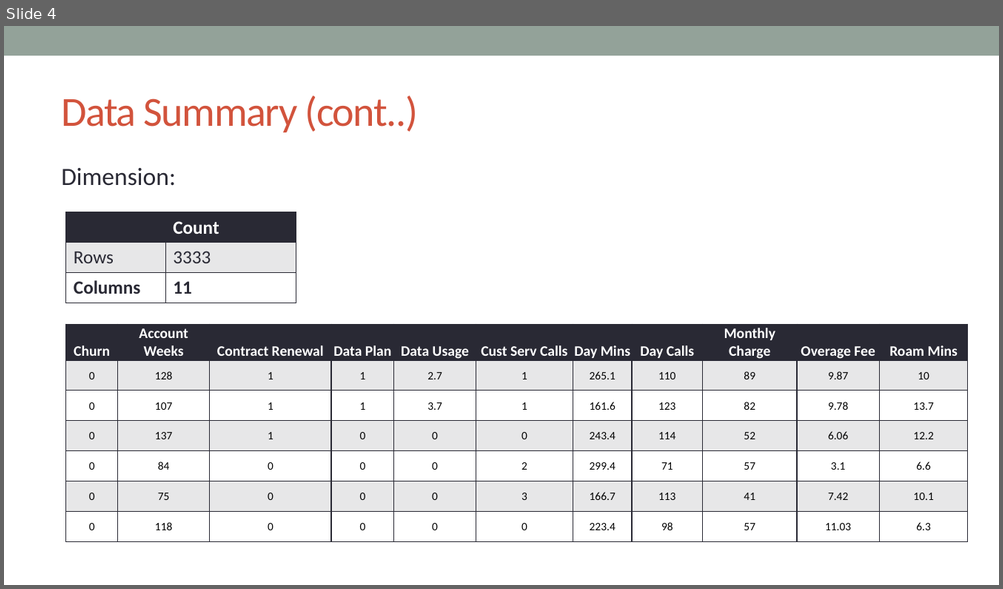
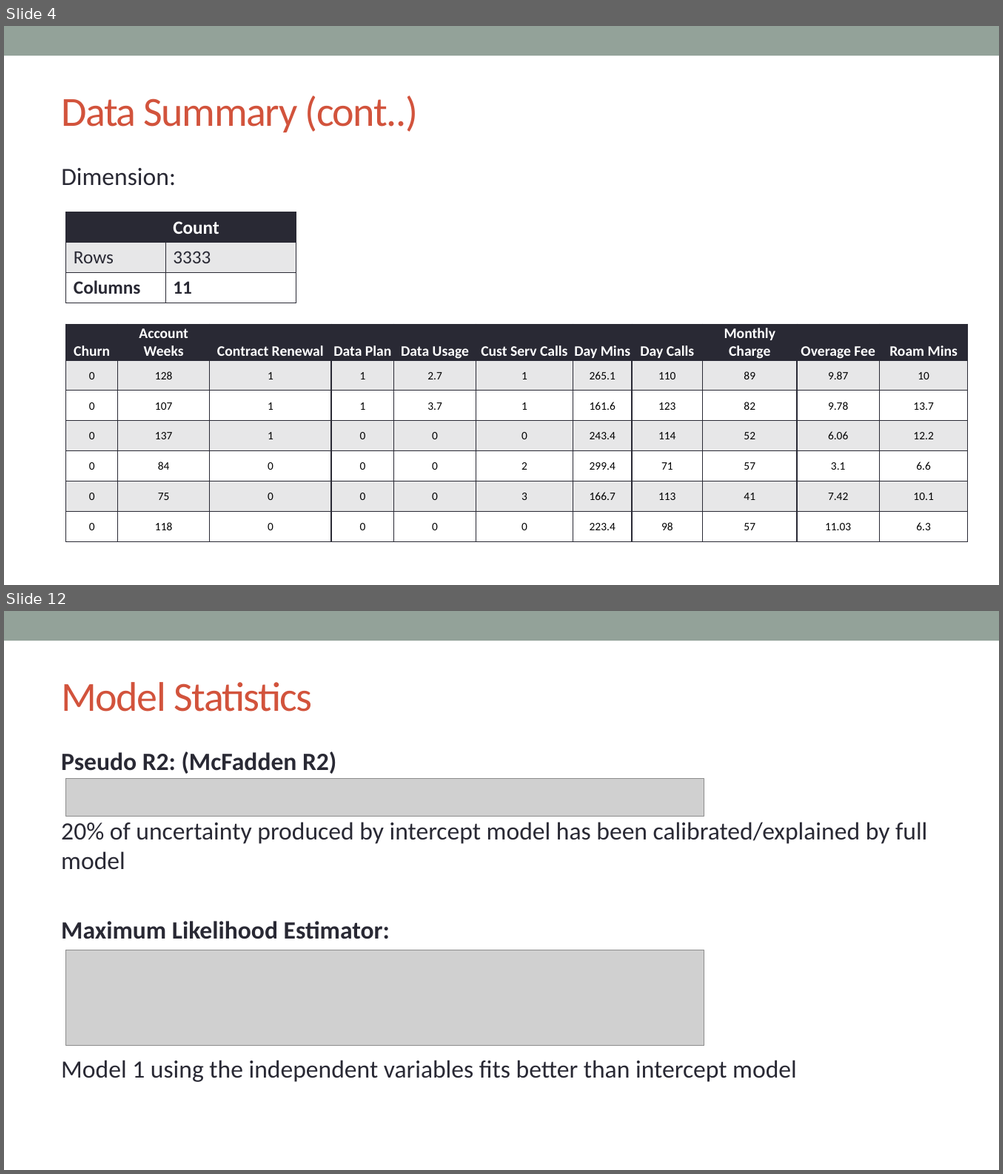
Before and after one commit to VickyVykciV/rProgramming, a slide deck: presentations/Churn_Analysis.pptx. Shown one above the other, each under a label of ours: slide 4 before the commit, slides 4 and 12 after it; the slides between them are not shown. The pictures are 1003x589 and 1003x1174 pixels, drawn with LibreOffice and Linux fonts; fonts in the diff are those of the drawing; grey boxes stand for pictures. Boxes give left, top, right and bottom in pixels: in the first picture for what was removed or moved away, otherwise in the second. Text is boxed around its words. In the diff, an @@ line names an element or a change of style, - is before the commit and + after.

```diff
--- a/presentations/Churn_Analysis.pptx
+++ b/presentations/Churn_Analysis.pptx
@@ slide 12 added at (4, 611, 999, 1170), background #FFFFFF; not listed: 1 template element that a slide beside it also shows @@
@@ title added at (61, 682, 313, 712), 40 pt, text #D2533C @@
+Model Statistics
@@ text added at (61, 752, 927, 1082), 24 pt, text #292934 @@
+Pseudo R2: (McFadden R2)
+20% of uncertainty produced by intercept model has been calibrated/explained by full model
+Maximum Likelihood Estimator:
+Model 1 using the independent variables fits better than intercept model
@@ picture added at (66, 779, 704, 816) @@
@@ picture added at (66, 951, 704, 1046) @@
```
Also in this commit, not shown: 5 slides changed, 7 other slides added, 6 slides removed, 2 other files.
